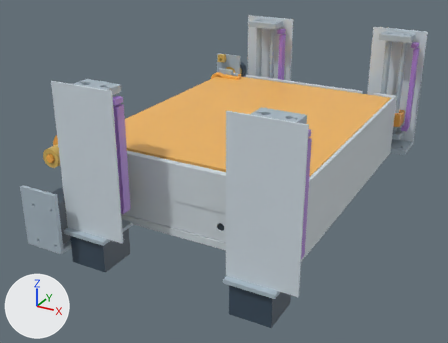
The Blender file basket/smart_lock_box_r4/smart_lock_box_r4.blend, before and after one commit.
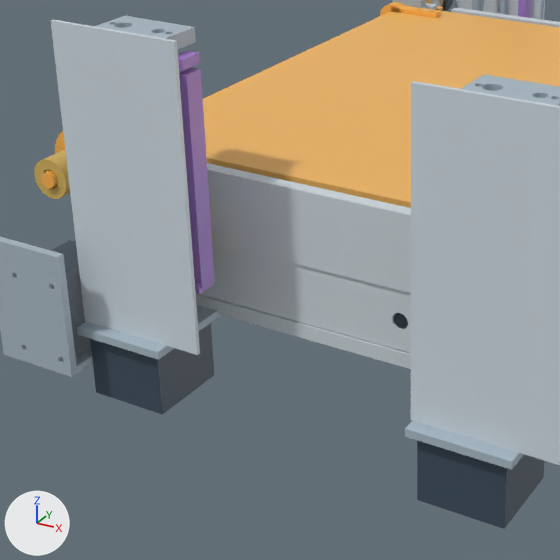
Old and new are each drawn whole from a camera (50 mm lens) standing at (430.0, -451.0, 307.0) and looking at (110.0, 131.0, 16.0) and again close up on the part from 6% to 67% of the width and 21% to 100% of the height. Lighting does not change. The marker at lower left points along +X, +Y and +Z. The first two pictures are the older version.

The scene before the commit, as lines of its bpy script (objects in view):
```python
me_cube_071 = bpy.data.meshes.new('Cube.071')
me_cube_071.from_pydata(...)  # 408 vertices, 212 faces; spans x -25.0..25.0, y -25.0..25.0, z -2.0..2.0
me_cube_071.materials.append(mat_r4_material_12)  # light grey #aabac5
me_cylinder_037 = bpy.data.meshes.new('Cylinder.037')
me_cylinder_037.from_pydata(...)  # 160 vertices, 84 faces; spans x -10.0..10.0, y -9.0..9.0, z -10.0..10.0
me_cylinder_037.materials.append(mat_r4_material_14)  # yellow #d4b35d
me_큐브 = bpy.data.meshes.new('큐브')
me_큐브.from_pydata(...)  # 268 vertices, 142 faces; spans x -128.0..128.0, y -162.0..162.0, z -3.0..3.0
me_큐브.materials.append(mat_r4_material_1)  # light grey #d1dbe1
ob_r3_base_255x324 = bpy.data.objects.new('R3_base_255x324', me_큐브)
ob_r3_base_255x324.location = (127.5, 162.0, 3.0)
ob_r4_lid_spring_envelope__38 = bpy.data.objects.new('R4_lid_spring_envelope_-38', me_cylinder_037)
ob_r4_lid_spring_envelope__38.location = (9.0, -29.0, 74.0)
ob_r4_m3_high_motor_mount = bpy.data.objects.new('R4_M3_HIGH_motor_mount', me_cube_071)
ob_r4_m3_high_motor_mount.location = (232.0, -22.0, 0.0)
# also in view: 'R4_M2_LOW_motor_mount' at (49.0, -22.0, 0.0); 'R4_M2_LOW_column_guard_-40' at (58.0, -39.0, 78.0); 'R4_M3_HIGH_bearing_support_-22_144' at (242.0, -22.0, 148.0); 'R4_M2_LOW_bearing_support_-22_144' at (59.0, -22.0, 148.0); 'R4_M3_HIGH_column_guard_-40' at (240.0, -39.0, 78.0)
```
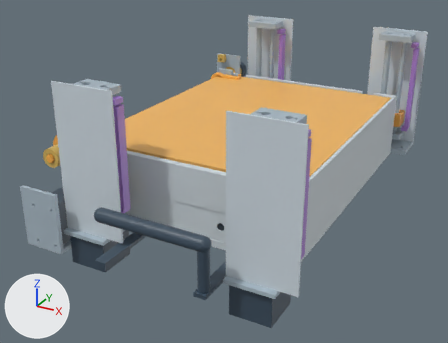
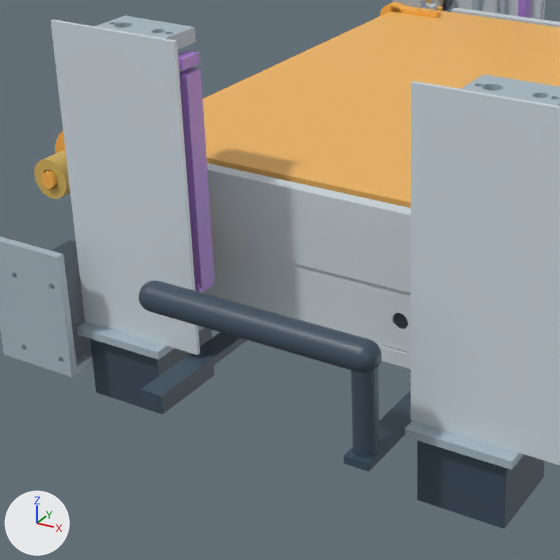
The change, as a list of edits to the scene's bpy script:
```text
Add me_cylinder_171:
    me_cylinder_171.from_pydata(...)  # 1173 vertices, 901 faces; spans x -60.5..60.5, y -8.0..100.0, z -49.0..7.0
    me_cylinder_171.materials.append(mat_r4_material_15)  # dark blue #3c4d5d
Add ob_r4_carry_handle_front:
    ob_r4_carry_handle_front = bpy.data.objects.new('R4_carry_handle_front', me_cylinder_171)
    ob_r4_carry_handle_front.location = (145.5, -66.0, 45.0)
```

Where the change shows, as pixel boxes [x1, y1, x2, y2] in the close-ups (560 x 560 px):
'R4_carry_handle_front', added (dark blue)
    after: [139, 280, 413, 472]
'R3_base_255x324', unchanged, covered by the edit
    before: [196, 298, 411, 369]
    after: [381, 350, 411, 369]
